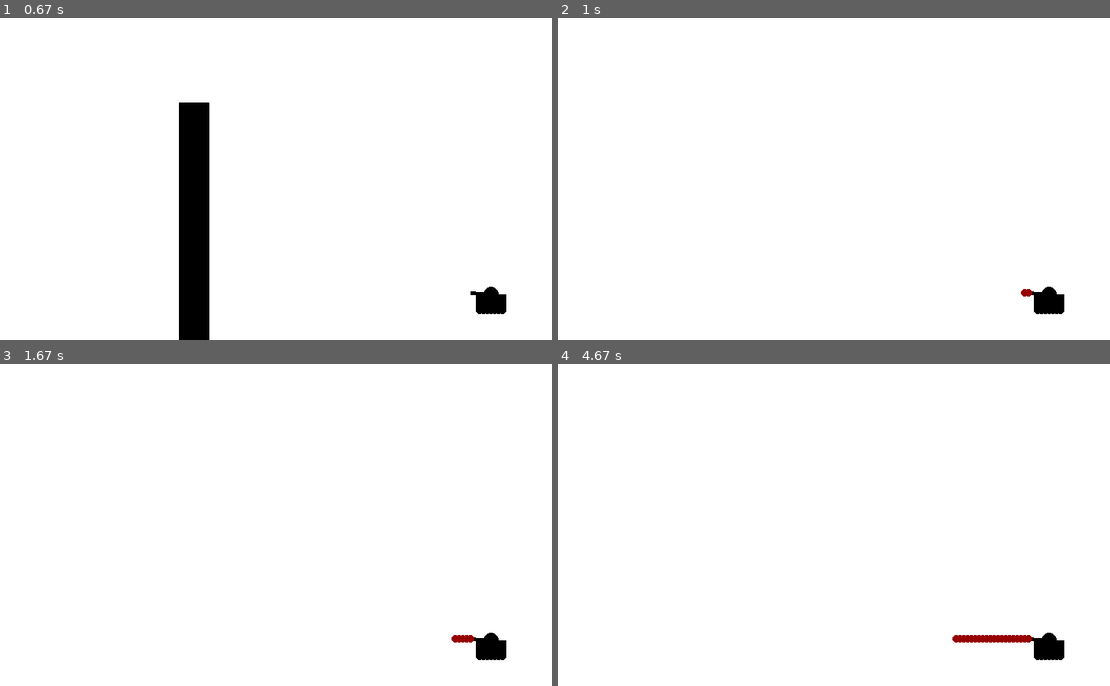
Above: before the commit, frames 1-4 (two rows, left to right).
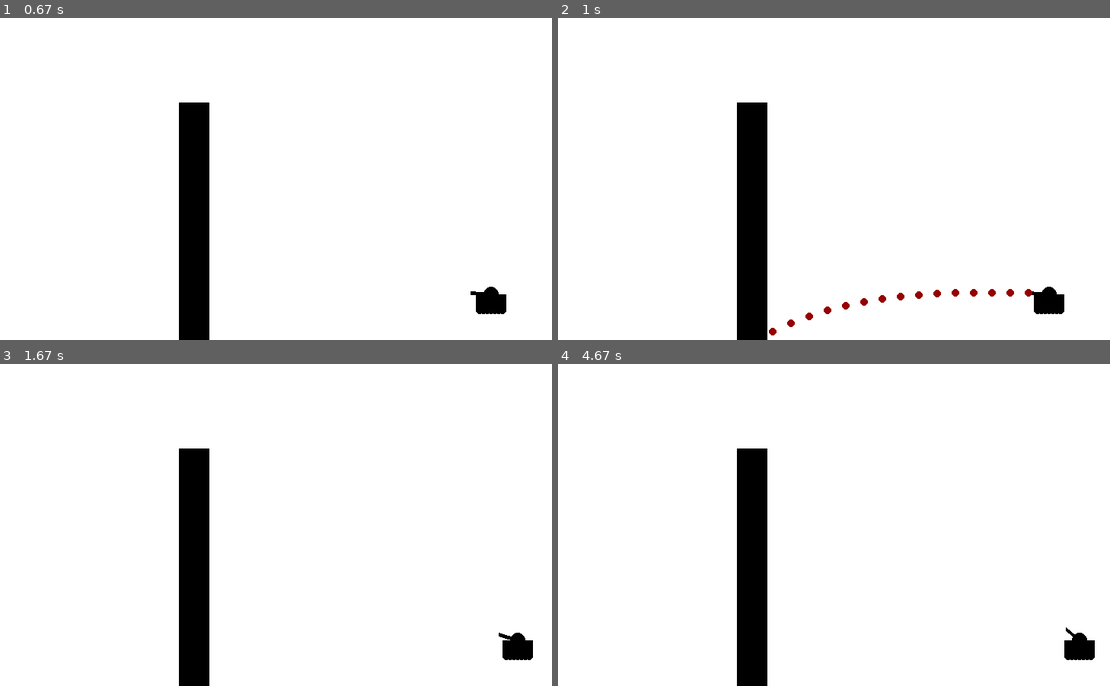
Above: after the commit, the same moments.

Repository: djtrame/Personal
Game: pygame game, started from psyqo_tank2.py
Two runs of this game, one before a commit and one after it. Both use one fixed random seed, a clock stepped at 60 frames per second and the inputs below.
Inputs:
- Up to frame 1 (0.67 s): click "Play" at 0.42 s
- Up to frame 2 (1 s): tap Space at 0.67 s
- Up to frame 3 (1.67 s): hold Right 1-1.47 s; hold Up from 1.5 s (still down)
- Up to frame 4 (4.67 s): release Up at 1.8 s; hold Right 1.83-2.3 s; hold Left 2.33-2.87 s; hold Down 2.9-3.2 s; hold Left 3.23-3.63 s; hold Up 3.67-4.03 s; hold Right from 4.07 s (still down)

Frame 1 is identical in both runs. In frame 2, 4.4% of the frame differs, in the area x 32-85%, y 26-100%; in frame 3, 4.9%; in frame 4, 5.2%, in the area x 32-98%, y 26-100%.

Commit message:
Finished tutorial 67

Diff:
--- a/psyqo_tank2.py
+++ b/psyqo_tank2.py
@@ -318,10 +318,17 @@
         print(startingShell[0],startingShell[1])
         pygame.draw.circle(gameDisplay,red,(startingShell[0],startingShell[1]),5)
 
-        startingShell[0] -= 5
+        startingShell[0] -= (12 - turretPos)*2
+
+        #quadratic equation example
+        #y = x^2  y = x**2
+        startingShell[1] += int((((startingShell[0] - gunCoordinates[0])*0.01)**2) - (turretPos + turretPos/(12-turretPos)))
+
+        if startingShell[1] > display_height:
+            fire = False
 
         pygame.display.update()
-        clock.tick(5)
+        clock.tick(50)
 
 
 def gameLoop():
